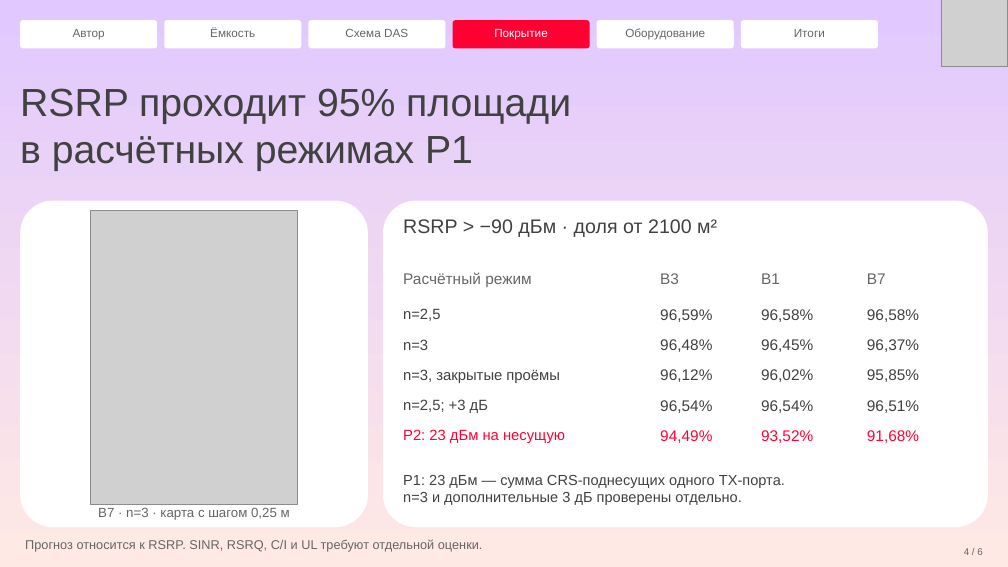
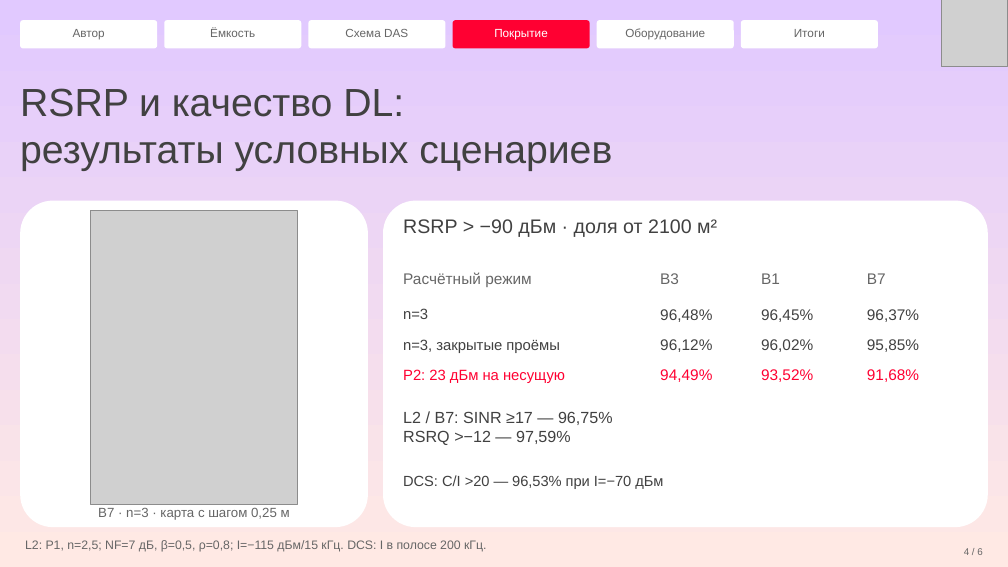
Before and after one commit to abalakovpa/mts-engineer-hack-2026-radio, a slide deck: slide 4 of presentation/defense.pptx. Drawn at 1008x567 pixels with LibreOffice and Linux fonts; fonts in the diff are those of the drawing; grey boxes stand for pictures. Boxes give left, top, right and bottom in pixels: in the first picture for what was removed or moved away, otherwise in the second. Text is boxed around its words. In the diff, an @@ line names an element or a change of style, - is before the commit and + after.

```diff
--- a/presentation/defense.pptx
+++ b/presentation/defense.pptx
@@ text at (20, 88, 612, 171): text changed @@
-RSRP проходит 95% площади
-в расчётных режимах P1
+RSRP и качество DL:
+результаты условных сценариев
@@ text at (403, 308, 428, 319): text changed @@
-n=2,5
+n=3
@@ text at (660, 309, 712, 322): text changed @@
-96,59%
+96,48%
@@ text at (761, 309, 813, 322): text changed @@
-96,58%
+96,45%
@@ text at (867, 309, 919, 322): text changed @@
-96,58%
+96,37%
@@ text at (403, 339, 560, 353): text changed @@
-n=3
+n=3, закрытые проёмы
@@ text at (660, 339, 712, 352): text changed @@
-96,48%
+96,12%
@@ text at (761, 339, 813, 352): text changed @@
-96,45%
+96,02%
@@ text "95,85%": place and size @@
-text "95,85%" at (867, 369, 919, 382)
+text "95,85%" at (867, 339, 919, 352)
@@ text removed at (867, 339, 919, 352) @@
-96,37%
@@ text removed at (403, 369, 560, 383) @@
-n=3, закрытые проёмы
@@ text removed at (660, 369, 712, 382) @@
-96,12%
@@ text removed at (761, 369, 813, 382) @@
-96,02%
@@ 4 texts: place and size @@
-4 texts at (403, 429, 919, 443)
+4 texts at (403, 369, 919, 383)
@@ text removed at (403, 399, 488, 413) @@
-n=2,5; +3 дБ
@@ text added at (403, 411, 613, 445), 11.5 pt, text #414141 @@
+L2 / B7: SINR ≥17 — 96,75%
+RSRQ >−12 — 97,59%
@@ text removed at (761, 400, 813, 413) @@
-96,54%
@@ text removed at (867, 400, 919, 413) @@
-96,51%
@@ text at (403, 475, 663, 489): text changed; size 11 to 10.5 pt @@
-96,54%
+DCS: C/I >20 — 96,53% при I=−70 дБм
@@ text removed at (403, 475, 785, 505) @@
-P1: 23 дБм — сумма CRS-поднесущих одного TX-порта.
-n=3 и дополнительные 3 дБ проверены отдельно.
@@ text at (25, 540, 486, 552): text changed; size 9.1 to 8.8 pt @@
-Прогноз относится к RSRP. SINR, RSRQ, C/I и UL требуют отдельной оценки.
+L2: P1, n=2,5; NF=7 дБ, β=0,5, ρ=0,8; I=−115 дБм/15 кГц. DCS: I в полосе 200 кГц.
```
Also in this commit, not shown: 2 other slides changed, 44 other files.
